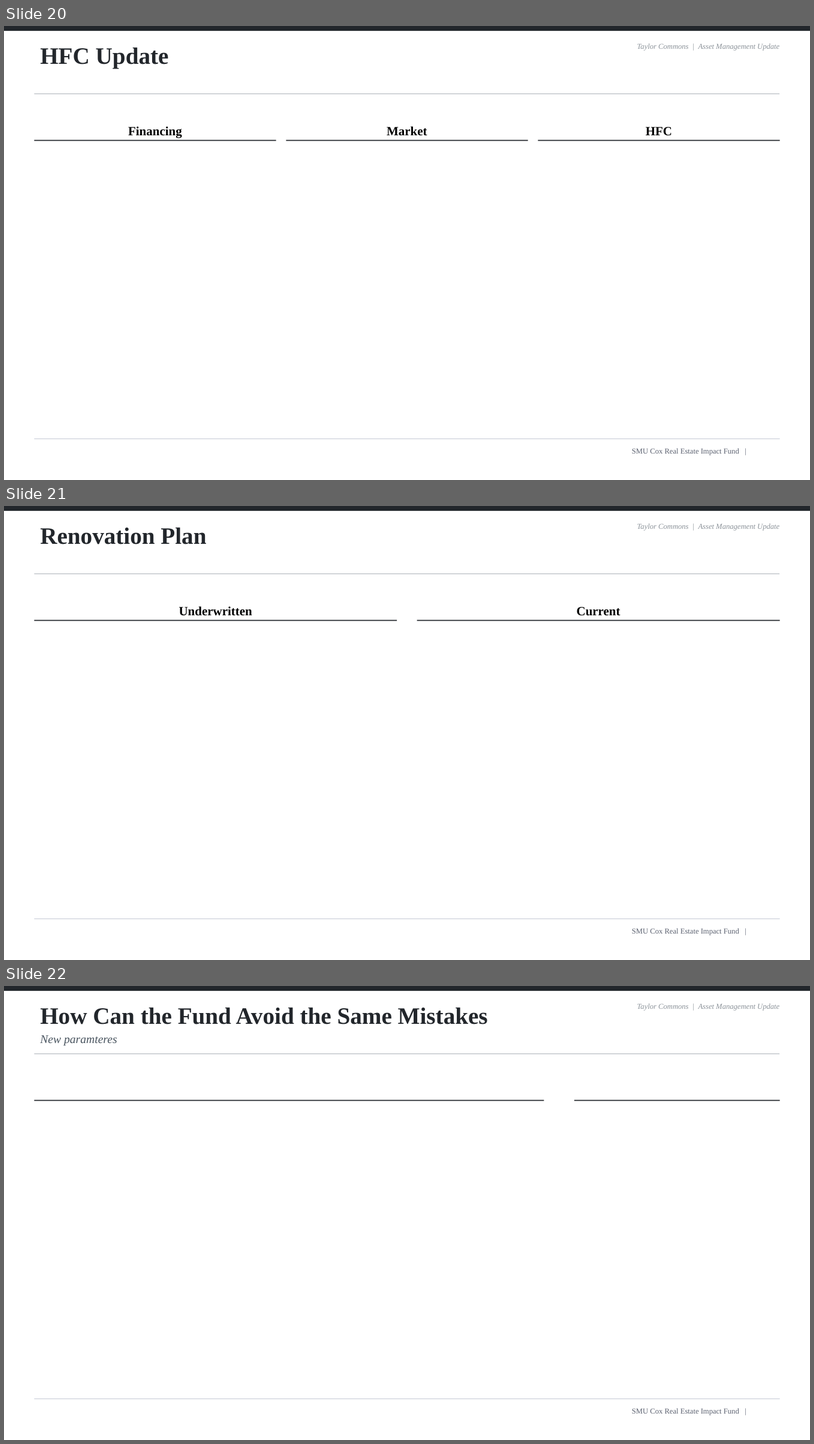
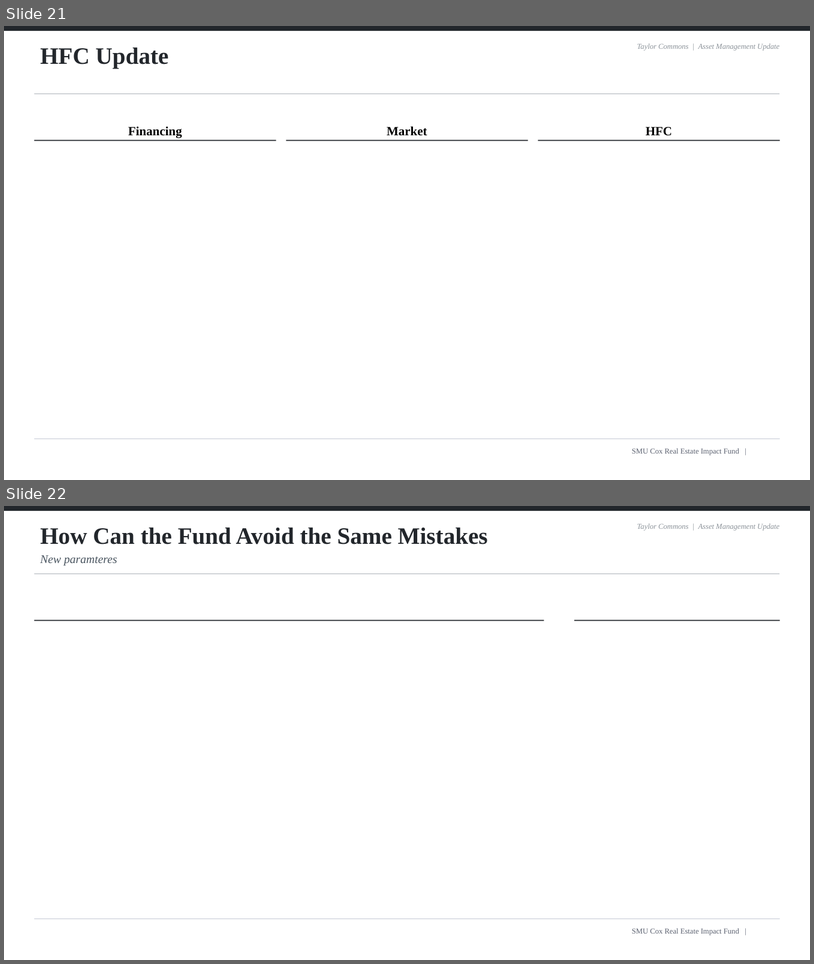
Before and after one commit to stephanabedi01-source/Skill-Builder-Twin-Star, a slide deck: TaylorCommons/_build/step_market.pptx. Shown one above the other, each under a label of ours: slides 20, 21 and 22 before the commit, slides 21 and 22 after it. The pictures are 814x1444 and 814x964 pixels, drawn with LibreOffice and Linux fonts; fonts in the diff are those of the drawing; background and template pictures are left out. Boxes give left, top, right and bottom in pixels: in the first picture for what was removed or moved away, otherwise in the second. Text is boxed around its words. In the diff, an @@ line names an element or a change of style, - is before the commit and + after.

```diff
--- a/TaylorCommons/_build/step_market.pptx
+++ b/TaylorCommons/_build/step_market.pptx
@@ slide 21 removed at <box>4,506,810,960</box>, background #FFFFFF; not listed: 5 template elements that a slide beside it also shows @@
@@ title removed at <box>40,527,206,544</box> @@
-Renovation Plan
@@ text removed at <box>179,606,252,616</box> @@
-Underwritten
@@ text removed at <box>577,607,621,616</box> @@
-Current
@@ line removed from (34, 621) to (397, 621) @@
@@ line removed from (417, 621) to (780, 621) @@
@@ what was slide 20 is now slide 21 @@
```
Also in this commit, not shown: 1 slide changed, 4 slides added, 3 other slides removed, 17 other files.
